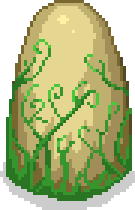
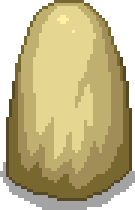
Before/after of a (135, 210) layered artwork. What changed in the layer stack:
added layer "Layer 2" above "Layer 1" over [0, 39, 135, 210]
